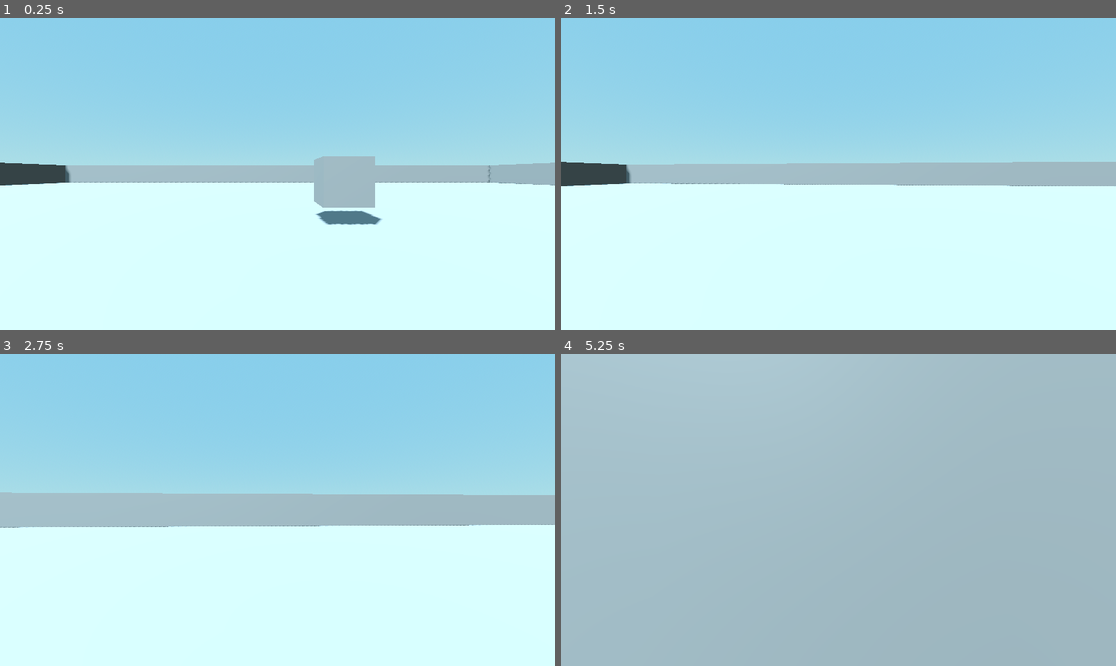
Above: before the commit, frames 1-4 (two rows, left to right).
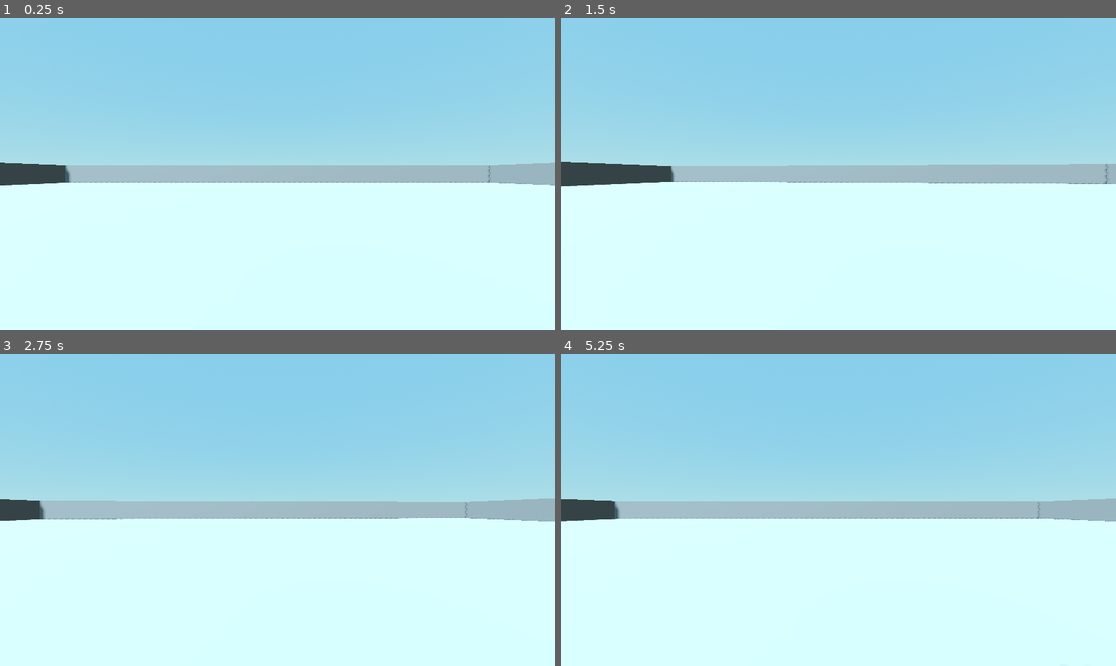
Above: after the commit, the same moments.

Repository: Liloslash/gwj_critters
Game: Godot game, scene res://World.tscn
Same seed, same stepped clock (60 frames per second), same inputs: the game is played once before the commit and once after it.
Inputs (mouse positions are in pixels of both pictures, inside the frame that each line leads up to):
- Up to frame 1 (0.25 s): no input
- Up to frame 2 (1.5 s): tap Enter (ui_accept) at 0.5, 0.77 s; move the mouse to (866, 174) at 0.52 s; hold Up (ui_up) from 0.53 s (still down); move the mouse to (810, 174) at 1.27 s
- Up to frame 3 (2.75 s): keep holding Up (ui_up); tap Enter (ui_accept) at 1.52 s; move the mouse to (288, 503) at 2.02 s
- Up to frame 4 (5.25 s): keep holding Up (ui_up); tap Enter (ui_accept) at 2.75, 3.02, 3.77, 4.52 s; move the mouse to (832, 516) at 2.77 s; move the mouse to (877, 513) at 3.52 s; move the mouse to (794, 506) at 4.27 s; move the mouse to (844, 510) at 5.02 s

The runs differ from the first frame. In frame 1, 1.6% of the frame differs, in the area x 56-69%, y 44-67%; in frame 2, 1.7%; in frame 3, 5.2%; in frame 4, 95%, in the area x 0-100%, y 0-100%.

Commit message:
enemies in range

Diff:
--- /dev/null
+++ b/Enemy.tscn
@@ -0,0 +1,16 @@
+[gd_scene load_steps=4 format=3 uid="uid://bhuko84jtt65y"]
+
+[ext_resource type="Script" uid="uid://bw2am065cakbn" path="res://enemy.gd" id="1_tt7e2"]
+
+[sub_resource type="CapsuleShape3D" id="CapsuleShape3D_gqquq"]
+
+[sub_resource type="CapsuleMesh" id="CapsuleMesh_tt7e2"]
+
+[node name="CharacterBody3D" type="CharacterBody3D"]
+script = ExtResource("1_tt7e2")
+
+[node name="CollisionShape3D" type="CollisionShape3D" parent="."]
+shape = SubResource("CapsuleShape3D_gqquq")
+
+[node name="MeshInstance3D" type="MeshInstance3D" parent="."]
+mesh = SubResource("CapsuleMesh_tt7e2")
--- a/Player.tscn
+++ b/Player.tscn
@@ -1,8 +1,11 @@
-[gd_scene load_steps=3 format=3 uid="uid://bporlauvhb1m8"]
+[gd_scene load_steps=4 format=3 uid="uid://bporlauvhb1m8"]
 
 [ext_resource type="Script" uid="uid://bd02db1dg7fme" path="res://player.gd" id="1_xhfnw"]
 
 [sub_resource type="CapsuleShape3D" id="CapsuleShape3D_0rwas"]
+
+[sub_resource type="SphereShape3D" id="SphereShape3D_xhfnw"]
+radius = 2.0
 
 [node name="CharacterBody3D" type="CharacterBody3D"]
 script = ExtResource("1_xhfnw")
@@ -13,3 +16,8 @@
 [node name="Node3D" type="Node3D" parent="."]
 
 [node name="Camera3D" type="Camera3D" parent="Node3D"]
+
+[node name="DamageZone" type="Area3D" parent="."]
+
+[node name="CollisionShape3D" type="CollisionShape3D" parent="DamageZone"]
+shape = SubResource("SphereShape3D_xhfnw")
--- a/World.tscn
+++ b/World.tscn
@@ -1,6 +1,7 @@
 [gd_scene load_steps=8 format=3 uid="uid://ct41h7jhnr1fy"]
 
 [ext_resource type="PackedScene" uid="uid://bporlauvhb1m8" path="res://Player.tscn" id="1_c6gwx"]
+[ext_resource type="PackedScene" uid="uid://bhuko84jtt65y" path="res://Enemy.tscn" id="2_2dftf"]
 
 [sub_resource type="BoxShape3D" id="BoxShape3D_2dftf"]
 size = Vector3(50, 1, 50)
@@ -21,8 +22,6 @@
 ambient_light_source = 3
 glow_intensity = 2.37
 
-[sub_resource type="BoxMesh" id="BoxMesh_c6gwx"]
-
 [node name="World" type="Node3D"]
 metadata/_edit_lock_ = true
 
@@ -36,7 +35,7 @@
 transform = Transform3D(1, 0, 0, 0, 1, 0, 0, 0, 1, 0, -0.5, 0)
 mesh = SubResource("BoxMesh_bcbcq")
 
-[node name="Player" parent="." instance=ExtResource("1_c6gwx")]
+[node name="Player" parent="." groups=["Player"] instance=ExtResource("1_c6gwx")]
 transform = Transform3D(1, 0, 0, 0, 1, 0, 0, 0, 1, 0, 1, 0)
 metadata/_edit_lock_ = true
 
@@ -47,27 +46,27 @@
 transform = Transform3D(0.809017, 0.50383, -0.302732, 0, 0.515038, 0.857167, 0.587785, -0.693463, 0.416675, 0, 7.91, 9.725)
 shadow_enabled = true
 
-[node name="MeshInstance3D" type="MeshInstance3D" parent="."]
-transform = Transform3D(1, 0, 0, 0, 1, 0, 0, 0, 1, 1.38618, 0.842959, -4.42377)
-mesh = SubResource("BoxMesh_c6gwx")
-skeleton = NodePath("")
+[node name="Node3D" type="Node3D" parent="."]
 
-[node name="Wall1" type="CSGBox3D" parent="."]
+[node name="Wall1" type="CSGBox3D" parent="Node3D"]
 transform = Transform3D(1, 0, 0, 0, 1, 0, 0, 0, 1, 0, 0.5, 24.481)
 use_collision = true
 size = Vector3(50, 3, 1)
 
-[node name="Wall2" type="CSGBox3D" parent="."]
+[node name="Wall2" type="CSGBox3D" parent="Node3D"]
 transform = Transform3D(1, 0, 0, 0, 1, 0, 0, 0, 1, 0, 0.5, -24)
 use_collision = true
 size = Vector3(50, 3, 1)
 
-[node name="Wall3" type="CSGBox3D" parent="."]
+[node name="Wall3" type="CSGBox3D" parent="Node3D"]
 transform = Transform3D(-4.37114e-08, 0, 1, 0, 1, 0, -1, 0, -4.37114e-08, 25, 0.5, 0)
 use_collision = true
 size = Vector3(50, 3, 1)
 
-[node name="Wall4" type="CSGBox3D" parent="."]
+[node name="Wall4" type="CSGBox3D" parent="Node3D"]
 transform = Transform3D(-4.37114e-08, 0, 1, 0, 1, 0, -1, 0, -4.37114e-08, -25, 0.5, 0)
 use_collision = true
 size = Vector3(50, 3, 1)
+
+[node name="Enemy" parent="." instance=ExtResource("2_2dftf")]
+transform = Transform3D(1, 0, 0, 0, 1, 0, 0, 0, 1, 9.65678, 1, 0)
--- /dev/null
+++ b/enemy.gd
@@ -0,0 +1,31 @@
+extends CharacterBody3D
+
+
+const SPEED = 3.0
+@export var acceleration = 10.0
+
+var player: CharacterBody3D
+
+func _ready() -> void:
+	player = get_tree().get_first_node_in_group("Player")
+
+func _physics_process(delta: float) -> void:
+	if not player:
+		return
+
+	var direction = (player.global_position - global_position).normalized()
+
+	direction.y = 0
+	direction = direction.normalized()
+
+	if direction.length() > 0:
+		velocity = velocity.move_toward(direction * SPEED, acceleration * delta)
+	else:
+		velocity = velocity.move_toward(Vector3.ZERO, acceleration * delta)
+	# Add the gravity.
+	if not is_on_floor():
+		velocity += get_gravity() * delta
+
+
+
+	move_and_slide()
--- a/player.gd
+++ b/player.gd
@@ -1,11 +1,30 @@
 extends CharacterBody3D
-
 
 const SPEED = 5.0
 const JUMP_VELOCITY = 4.5
 
+@onready var damage_zone: Area3D = $DamageZone
+
+@export var max_health = 100
+@export var current_health = 100
+@export var damage_per_tick = 5
+@export var damage_interval = 2
+
+var damage_timer = 0.0
+var enemies_in_range = []
+var is_taking_damage = false
+
 func _ready() -> void:
 	Input.set_mouse_mode(Input.MOUSE_MODE_CAPTURED)
+	damage_zone.body_entered.connect(_on_enemy_entered)
+	damage_zone.body_exited.connect(_on_enemy_exited)
+
+func _on_enemy_entered(body):
+	## if body.is_in_group("enemies"):
+	pass
+
+func _on_enemy_exited(body):
+	pass
 
 func _input(event: InputEvent) -> void:
 	if event is InputEventMouseMotion:
@@ -25,8 +44,8 @@
 		Input.set_mouse_mode(Input.MOUSE_MODE_VISIBLE)
 
 	# Get the input direction and handle the movement/deceleration.
-	# As good practice, you should replace UI actions with custom gameplay actions.
-	var input_dir := Input.get_vector("ui_left", "ui_right", "ui_up", "ui_down")
+	# As good practice, you should replace UI actions with custom gameplay actions.sd
+	var input_dir := Input.get_vector("left", "right", "up", "down")
 	var direction := (transform.basis * Vector3(input_dir.x, 0, input_dir.y)).normalized()
 	if direction:
 		velocity.x = direction.x * SPEED
--- a/project.godot
+++ b/project.godot
@@ -15,6 +15,29 @@
 config/features=PackedStringArray("4.4", "GL Compatibility")
 config/icon="res://icon.svg"
 
+[input]
+
+left={
+"deadzone": 0.2,
+"events": [Object(InputEventKey,"resource_local_to_scene":false,"resource_name":"","device":-1,"window_id":0,"alt_pressed":false,"shift_pressed":false,"ctrl_pressed":false,"meta_pressed":false,"pressed":false,"keycode":0,"physical_keycode":65,"key_label":0,"unicode":113,"location":0,"echo":false,"script":null)
+]
+}
+right={
+"deadzone": 0.2,
+"events": [Object(InputEventKey,"resource_local_to_scene":false,"resource_name":"","device":-1,"window_id":0,"alt_pressed":false,"shift_pressed":false,"ctrl_pressed":false,"meta_pressed":false,"pressed":false,"keycode":0,"physical_keycode":68,"key_label":0,"unicode":100,"location":0,"echo":false,"script":null)
+]
+}
+up={
+"deadzone": 0.2,
+"events": [Object(InputEventKey,"resource_local_to_scene":false,"resource_name":"","device":-1,"window_id":0,"alt_pressed":false,"shift_pressed":false,"ctrl_pressed":false,"meta_pressed":false,"pressed":false,"keycode":0,"physical_keycode":87,"key_label":0,"unicode":122,"location":0,"echo":false,"script":null)
+]
+}
+down={
+"deadzone": 0.2,
+"events": [Object(InputEventKey,"resource_local_to_scene":false,"resource_name":"","device":-1,"window_id":0,"alt_pressed":false,"shift_pressed":false,"ctrl_pressed":false,"meta_pressed":false,"pressed":false,"keycode":0,"physical_keycode":83,"key_label":0,"unicode":115,"location":0,"echo":false,"script":null)
+]
+}
+
 [rendering]
 
 renderer/rendering_method="gl_compatibility"
Not shown, added: enemy.gd.uid
